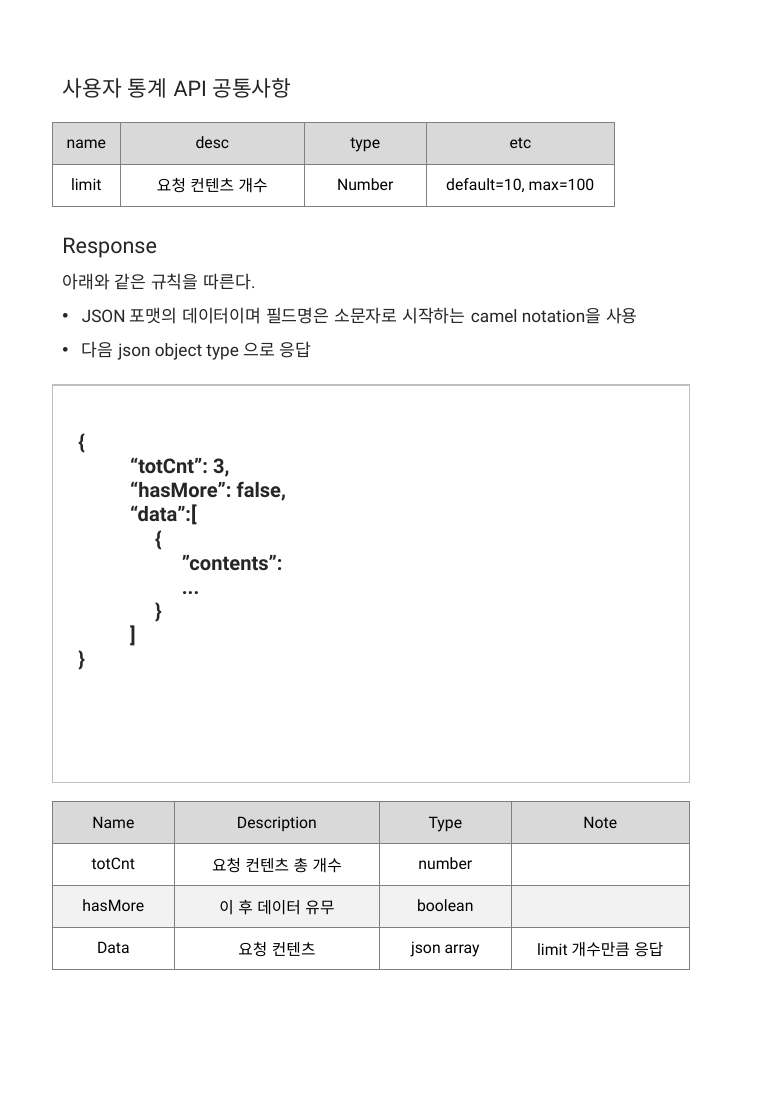
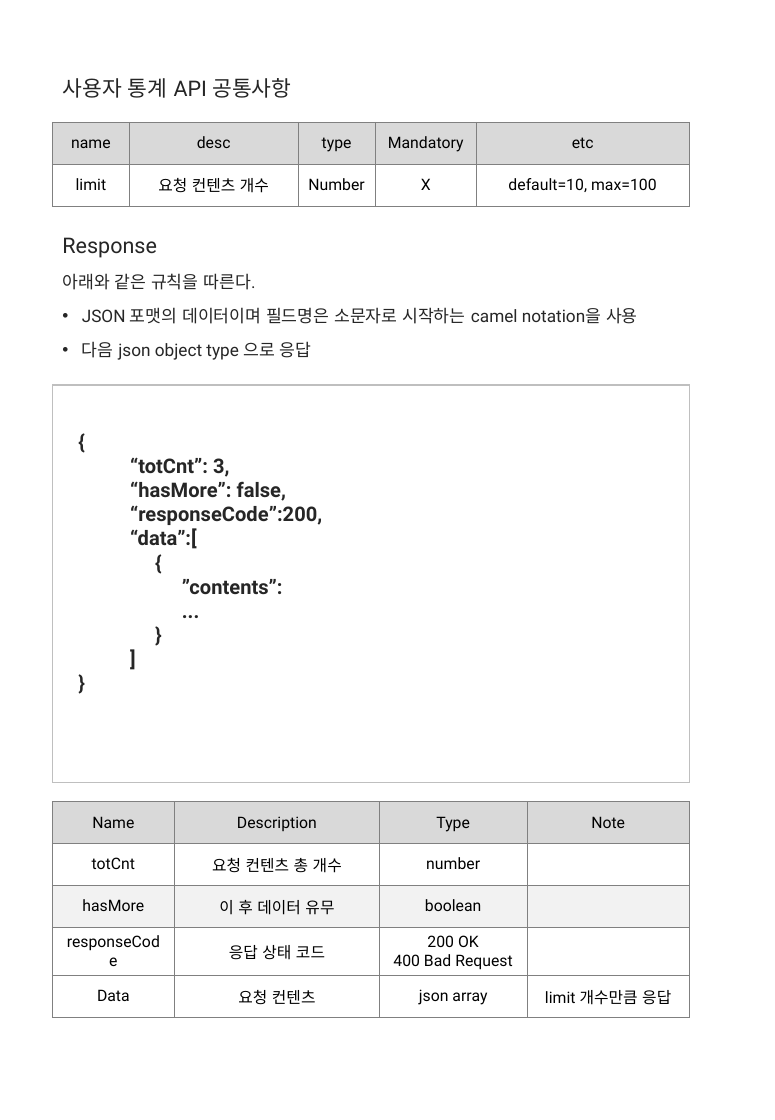
Before and after one commit to jmoriatie/memberManagement, a slide deck: slide 2 of API가이드.pptx. Drawn at 775x1120 pixels with LibreOffice and Linux fonts; fonts in the diff are those of the drawing. Boxes give left, top, right and bottom in pixels: in the first picture for what was removed or moved away, otherwise in the second. Text is boxed around its words. In the diff, an @@ line names an element or a change of style, - is before the commit and + after.

```diff
--- a/API가이드.pptx
+++ b/API가이드.pptx
@@ table at (53,122,689,206) @@
+column 4: Mandatory | X
@@ table: place and size @@
-table at (53,122,615,206)
+table at (53,122,689,206)
@@ text at (130,505,322,525): paragraph added @@
+“responseCode”:200,
@@ table at (53,802,689,1018) @@
+row 4: responseCode | 응답 상태 코드 | 200 OK / 400 Bad Request | 
```
Also in this commit, not shown: 6 other slides changed, 8 other files.
